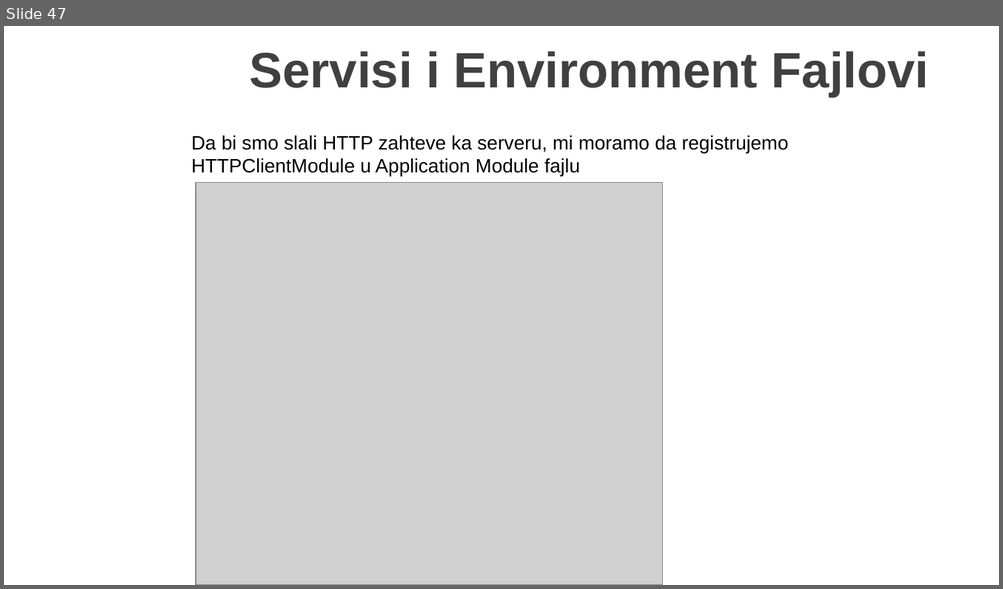
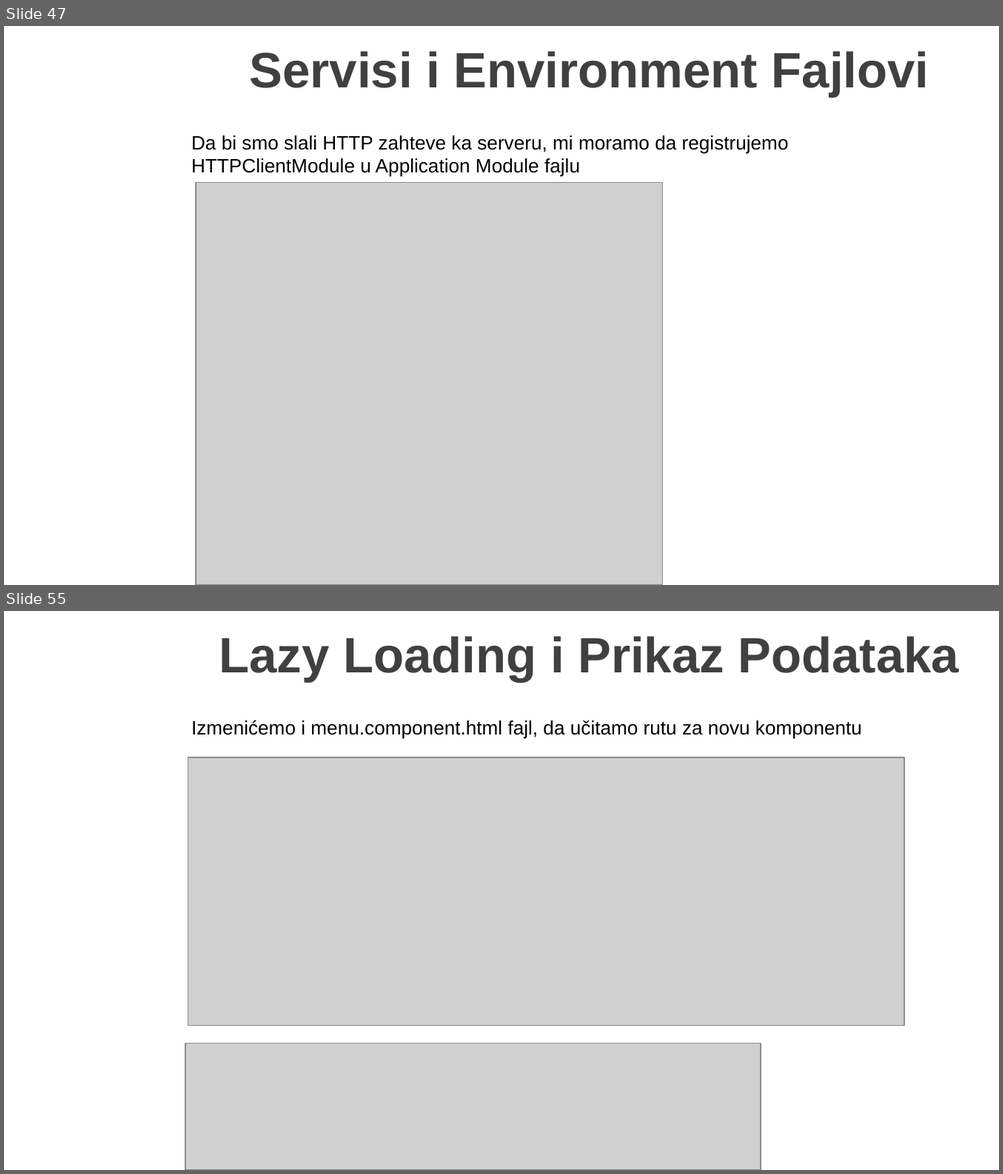
Before and after one commit to MarinkoSpasojevic/predavanje-netcore-angular, a slide deck: .NET Core i Angular Web Dev.pptx. Shown one above the other, each under a label of ours: slide 47 before the commit, slides 47 and 55 after it; the slides between them are not shown. The pictures are 1003x589 and 1003x1174 pixels, drawn with LibreOffice and Linux fonts; fonts in the diff are those of the drawing; grey boxes stand for pictures; background and template pictures are left out. Boxes give left, top, right and bottom in pixels: in the first picture for what was removed or moved away, otherwise in the second. Text is boxed around its words. In the diff, an @@ line names an element or a change of style, - is before the commit and + after.

```diff
--- a/.NET Core i Angular Web Dev.pptx
+++ b/.NET Core i Angular Web Dev.pptx
@@ slide 55 added at <box>4,611,999,1170</box>, background picture (left out) @@
@@ title added at <box>219,636,959,682</box>, 36 pt, text #404040, bold @@
+Lazy Loading i Prikaz Podataka
@@ text added at <box>191,720,862,739</box>, 14 pt, text #000000 @@
+Izmenićemo i menu.component.html fajl, da učitamo rutu za novu komponentu
@@ picture added at <box>188,758,904,1025</box> @@
@@ picture added at <box>185,1044,760,1170</box> @@
```
Also in this commit, not shown: 2 slides changed, 23 other slides added, 1 slide removed, 17 other files.
